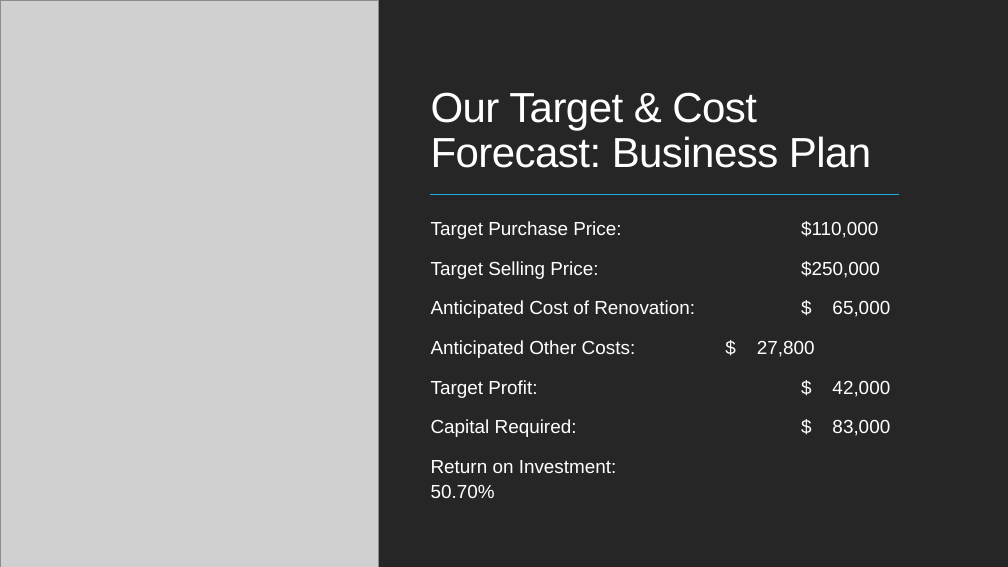
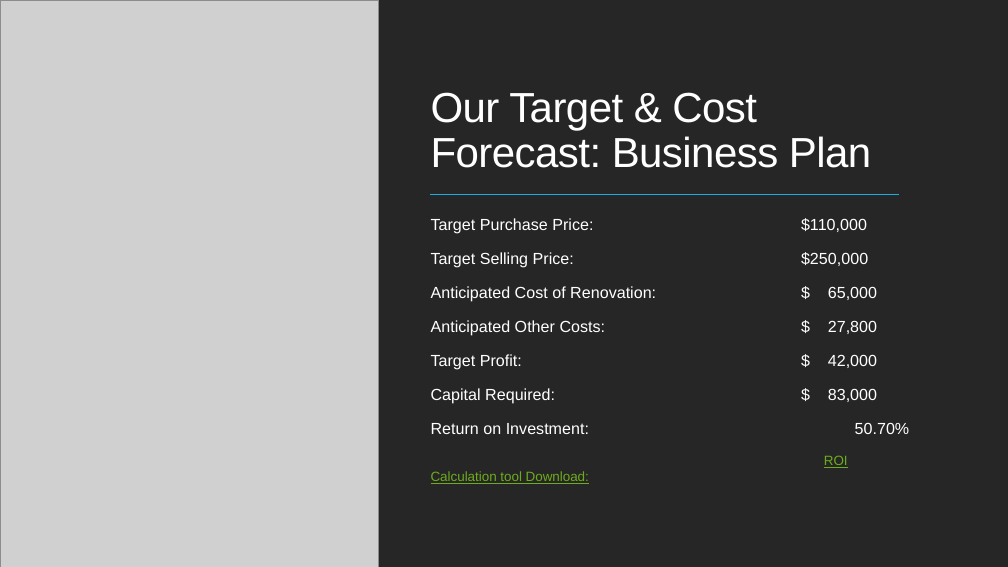
Before and after one commit to masaichig0/MobileHomePresentation, a slide deck: slide 11 of MobileHomeFlippingBusiness.pptx. Drawn at 1008x567 pixels with LibreOffice and Linux fonts; fonts in the diff are those of the drawing; grey boxes stand for pictures. Boxes give left, top, right and bottom in pixels: in the first picture for what was removed or moved away, otherwise in the second. Text is boxed around its words. In the diff, an @@ line names an element or a change of style, - is before the commit and + after.

Commit message:
update

```diff
--- a/MobileHomeFlippingBusiness.pptx
+++ b/MobileHomeFlippingBusiness.pptx
@@ text at <box>431,218,910,434</box>: size 18 to 15.3 pt in "Target Purchase Price: $110,000", "Target Selling Price: $250,000", "Anticipated Cost of Renovation: $ 65,000", "Anticipated Other Costs: $ 27,800" and 3 more places; line spacing 1.1 to 1 @@
@@ text at <box>431,455,848,484</box>: paragraph added @@
+  ROI Calculation tool Download:
```
Also in this commit, not shown: 1 other slide changed.
